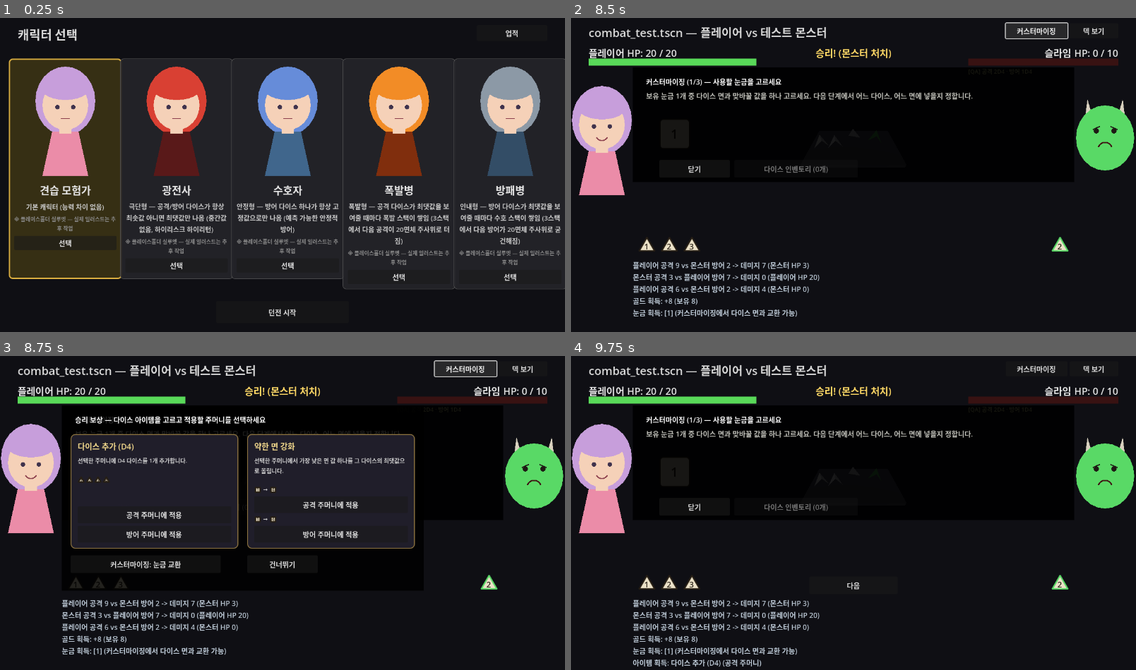
Above: before the commit, frames 1-4 (two rows, left to right).
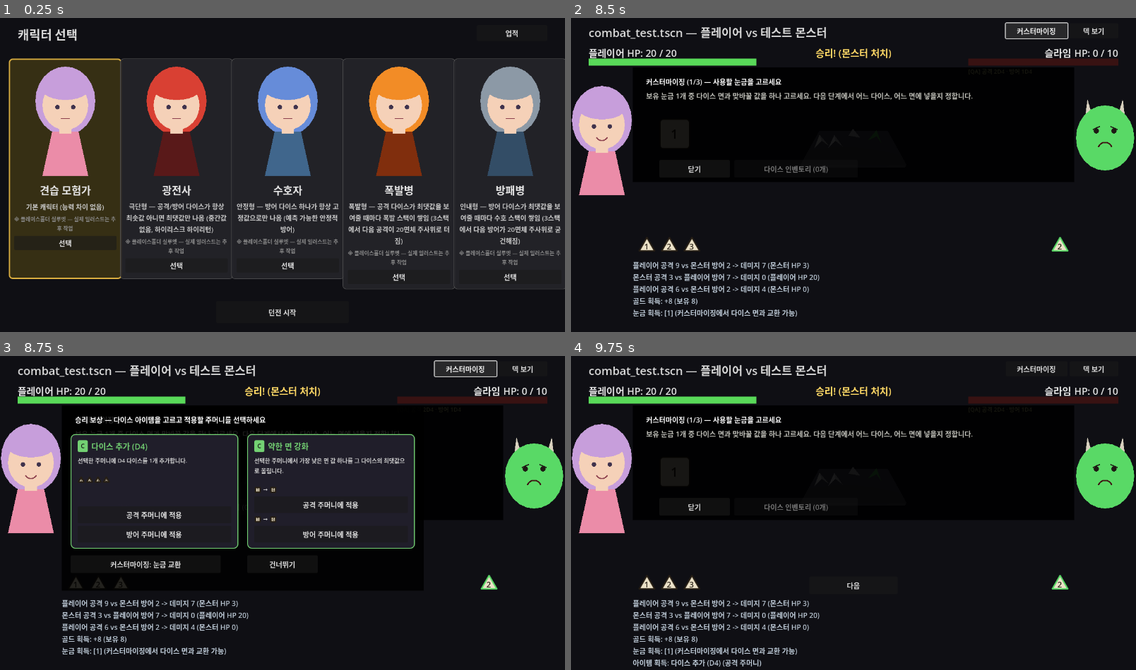
Above: after the commit, the same moments.

Repository: YGseok/ProjectD
Game: Godot game, scene res://code/scenes/character_select.tscn
Two runs of this game, one before a commit and one after it. Both use one fixed random seed, a clock stepped at 60 frames per second and the inputs below.
Inputs (mouse positions are in pixels of both pictures, inside the frame that each line leads up to):
- Up to frame 1 (0.25 s): no input
- Up to frame 2 (8.5 s): click "던전 시작" at 0.5 s; click "전투 방 입장 (1번째 방)" at 1.25 s; click "덱 보기" at 2 s; click "덱 닫기" at 2.75 s; click "덱 보기" at 3.5 s; click "덱 닫기" at 4.25 s; click "덱 보기" at 5 s; click "덱 닫기" at 5.75 s; move the mouse to (977, 156) at 6.52 s; click (977, 156) at 6.67 s; move the mouse to (740, 187) at 7.27 s; click (740, 187) at 7.42 s; click "커스터마이징" at 8 s
- Up to frame 3 (8.75 s): no input
- Up to frame 4 (9.75 s): click "1" at 8.75 s; click "닫기" at 9.5 s

Frames 1-2 are identical in both runs. In frame 3, 1.1% of the frame differs, in the area x 12-74%, y 24-62%; in frame 4, nothing differs.

Commit message:
feat: 보상/상점/이벤트 카드에 S/A/B/C 등급 표시 + 등급별 색상 적용
INBOX.md(2026-09-14) "보상 팝업의 밸류에 따라 등급을 나누고, 카드에 등급 표시 +
등급별 색상(녹색<파랑<보라<노랑)을 테두리/타이틀에 적용" 요청 반영.
DiceItemPool/EventItemPool 아이템에 grade 필드(면 개수/효과 기준 잠정 배정)를
추가하고, ItemCardStyle.build_card()가 등급색 테두리/타이틀 + 등급 배지를
그리도록 수정. dice_test.gd에 회귀 검증 추가, 상점/이벤트/전투 보상 3개 화면
스크린샷으로 확인.

Diff:
--- a/code/scenes/dice_test.gd
+++ b/code/scenes/dice_test.gd
@@ -87,6 +87,10 @@
 	lines.append("")
 	lines.append("[다이스 재질 배정 검증: combat_test.gd _material_for_sides]")
 	all_pass = _check_material_for_sides(lines) and all_pass
+
+	lines.append("")
+	lines.append("[보상 등급 검증: item_card_style.gd ItemCardStyle.grade_color + 아이템 grade 필드]")
+	all_pass = _check_item_grades(lines) and all_pass
 
 	lines.append("")
 	lines.append("[상점 이중 구매 방지 검증: shop.gd _on_buy_pressed]")
@@ -932,6 +936,45 @@
 	return ok
 
 
+## INBOX.md(2026-09-14) "보상 팝업의 밸류에 따라 등급(S/A/B/C)을 나누고, 카드에 등급을
+## 표시하며 녹색<파랑<보라<노랑 색을 테두리/타이틀에 적용" 반영분 검증.
+## (1) DiceItemPool/EventItemPool의 모든 아이템이 유효한 grade(S/A/B/C)를 갖는지,
+## (2) ItemCardStyle.grade_color()가 등급 4개마다 서로 다른 색을 반환하는지(색이 겹치면
+## "가치 상승"이 눈으로 구별 안 되므로), (3) 알 수 없는/누락된 grade는 C색으로 안전하게
+## 폴백하는지 확인한다.
+func _check_item_grades(lines: PackedStringArray) -> bool:
+	var ok := true
+	var valid_grades := ["S", "A", "B", "C"]
+
+	for item in DiceItemPool.ITEMS:
+		var grade: String = item.get("grade", "")
+		var pair_ok := valid_grades.has(grade)
+		ok = pair_ok and ok
+		lines.append("  DiceItemPool \"%s\" grade=%s -> %s" % [item["name"], grade, "OK" if pair_ok else "FAIL"])
+
+	for item in EventItemPool.ITEMS:
+		var grade: String = item.get("grade", "")
+		var pair_ok := valid_grades.has(grade)
+		ok = pair_ok and ok
+		lines.append("  EventItemPool \"%s\" grade=%s -> %s" % [item["name"], grade, "OK" if pair_ok else "FAIL"])
+
+	var seen_colors: Array[Color] = []
+	var distinct_ok := true
+	for grade in valid_grades:
+		var color := ItemCardStyle.grade_color(grade)
+		if seen_colors.has(color):
+			distinct_ok = false
+		seen_colors.append(color)
+	ok = distinct_ok and ok
+	lines.append("  등급 4종 색상 서로 구별됨 -> %s" % ("OK" if distinct_ok else "FAIL"))
+
+	var fallback_ok := ItemCardStyle.grade_color("?") == ItemCardStyle.grade_color("C")
+	ok = fallback_ok and ok
+	lines.append("  알 수 없는 등급 -> C색 폴백 -> %s" % ("OK" if fallback_ok else "FAIL"))
+
+	return ok
+
+
 ## shop.gd의 _on_buy_pressed(item, cost, target)는 골드가 부족하면(RunState.gold < cost)
 ## 아무 것도 하지 않고 return하는 가드를 갖고 있다 — 버튼이 이미 disabled=true로
 ## 막아주지만, 이터레이션 44가 "핸들러 자체도 재검증해 이중 차감이 불가능함"을 코드
--- a/code/scenes/item_card_style.gd
+++ b/code/scenes/item_card_style.gd
@@ -32,6 +32,23 @@
 const CARD_BORDER_UNAFFORDABLE := Color(0.35, 0.32, 0.3)
 const STATUS_BADGE_COLOR := Color(0.85, 0.4, 0.4)
 
+# 보상 등급(S/A/B/C, INBOX.md 2026-09-14) 색상 — "녹색<파란색<보라색<노란색"으로 가치
+# 상승을 표현하라는 지시를 그대로 반영. 등급별 실제 아이템 배정은 dice_item_pool.gd/
+# event_item_pool.gd의 "grade" 필드 주석 참고(잠정값, 사람 피드백 필요).
+const GRADE_COLORS := {
+	"C": Color(0.45, 0.82, 0.45),
+	"B": Color(0.45, 0.65, 0.95),
+	"A": Color(0.72, 0.48, 0.95),
+	"S": Color(0.95, 0.82, 0.25),
+}
+const DEFAULT_GRADE := "C"
+const GRADE_BADGE_TEXT_COLOR := Color(0.08, 0.08, 0.08)
+
+
+## item에 "grade" 필드가 없거나 알 수 없는 값이면 DEFAULT_GRADE(C) 색으로 폴백한다.
+static func grade_color(grade: String) -> Color:
+	return GRADE_COLORS.get(grade, GRADE_COLORS[DEFAULT_GRADE])
+
 
 ## item: DiceItemPool/EventItemPool 아이템 딕셔너리 (최소 "name"/"description" 필요).
 ## extra_label_text: 제목 밑에 작게 덧붙일 보조 문구(예: 상점의 "20 골드"). 빈 문자열이면
@@ -44,10 +61,13 @@
 ## "button_row"에 버튼을 add_child()로 추가하면 카드 안에 세로로 쌓인다(VBoxContainer라
 ## 폭은 카드에 맞춰 자동으로 늘어남, 버튼 높이는 각자 custom_minimum_size로 지정할 것).
 static func build_card(item: Dictionary, extra_label_text: String = "", unaffordable: bool = false) -> Dictionary:
+	var grade: String = item.get("grade", DEFAULT_GRADE)
+	var gcolor := grade_color(grade)
+
 	var card := PanelContainer.new()
 	var style := StyleBoxFlat.new()
 	style.bg_color = CARD_BG_UNAFFORDABLE if unaffordable else CARD_BG
-	style.border_color = CARD_BORDER_UNAFFORDABLE if unaffordable else CARD_BORDER
+	style.border_color = CARD_BORDER_UNAFFORDABLE if unaffordable else gcolor
 	style.set_border_width_all(2)
 	style.set_corner_radius_all(10)
 	style.content_margin_left = 16
@@ -60,12 +80,18 @@
 	vbox.add_theme_constant_override("separation", 8)
 	card.add_child(vbox)
 
+	var title_row := HBoxContainer.new()
+	title_row.add_theme_constant_override("separation", 8)
+	title_row.add_child(_build_grade_badge(grade, gcolor))
+	vbox.add_child(title_row)
+
 	var title := Label.new()
 	title.text = item["name"]
 	title.add_theme_font_size_override("font_size", 18)
-	title.add_theme_color_override("font_color", TITLE_COLOR)
+	title.add_theme_color_override("font_color", TITLE_COLOR if unaffordable else gcolor)
 	title.autowrap_mode = TextServer.AUTOWRAP_WORD
-	vbox.add_child(title)
+	title.size_flags_horizontal = Control.SIZE_EXPAND_FILL
+	title_row.add_child(title)
 
 	# "골드 부족" 배지는 가격 라벨과 같은 줄(HBoxContainer)에 붙인다 — 별도 줄로 추가하면
 	# 카드 자연 높이가 늘어나 2행 그리드에서 아래 행 카드와 겹치는 회귀가 생겼었다(이번
@@ -112,6 +138,28 @@
 	return {"card": card, "vbox": vbox, "button_row": button_row}
 
 
+## 등급 배지(작은 색칠된 사각형 + 글자) — 카드 왼쪽 위, 타이틀 옆에 붙는다. 등급 색은
+## 항상 진짜 등급을 그대로 보여준다(골드 부족으로 카드가 어두워져도 배지 자체는 원래
+## 등급 색 유지 — "지금은 못 사도 이게 좋은 아이템인지"는 계속 알 수 있어야 하므로).
+static func _build_grade_badge(grade: String, gcolor: Color) -> Control:
+	var badge := PanelContainer.new()
+	var style := StyleBoxFlat.new()
+	style.bg_color = gcolor
+	style.set_corner_radius_all(4)
+	style.content_margin_left = 7
+	style.content_margin_right = 7
+	style.content_margin_top = 2
+	style.content_margin_bottom = 2
+	badge.add_theme_stylebox_override("panel", style)
+
+	var label := Label.new()
+	label.text = grade
+	label.add_theme_font_size_override("font_size", 14)
+	label.add_theme_color_override("font_color", GRADE_BADGE_TEXT_COLOR)
+	badge.add_child(label)
+	return badge
+
+
 ## "완성하면 어떤 주사위가 될지 예상할 수 있게" (INBOX.md 2026-09-02)를 아이템 카드에도
 ## 반영한다. add_die/upgrade_die 종류는 결과 다이스의 면 개수(sides/new_sides)가 이미
 ## 아이템 딕셔너리에 고정돼 있어(주머니 상태와 무관하게 결과가 항상 동일), 그 면 개수의
--- a/code/systems/dice_item_pool.gd
+++ b/code/systems/dice_item_pool.gd
@@ -8,6 +8,12 @@
 ## 잠정값이다. 아이템은 어느 주머니(공격/방어)에 적용할지 플레이어가 고를 수 있어야
 ## 한다는 DESIGN.md 규칙에 맞춰, 아이템 자체는 대상 주머니를 미리 정하지 않고
 ## apply(item, bag) 시점에 넘겨받은 bag에 적용한다.
+##
+## "grade"(S/A/B/C, 2026-09-15 INBOX.md 요청): 보상 카드가 한눈에 가치를 드러내도록
+## code/scenes/item_card_style.gd가 이 값으로 카드 테두리/타이틀 색(초록<파랑<보라<노랑)과
+## 등급 배지를 정한다. 정교한 밸런스 산식은 없고, "면 개수가 큰 다이스일수록/효과 범위가
+## 넓을수록 더 가치있다"는 감으로 잡은 잠정 배정 — 실제로 등급 체감이 적절한지는 사람
+## 플레이 피드백 필요.
 
 const ITEMS: Array[Dictionary] = [
 	{
@@ -15,22 +21,26 @@
 		"description": "선택한 주머니에 D4 다이스를 1개 추가합니다.",
 		"kind": "add_die",
 		"sides": 4,
+		"grade": "C",
 	},
 	{
 		"name": "다이스 승급 (-> D6)",
 		"description": "D6 다이스 1개를 인벤토리로 획득합니다. 커스터마이징에서 원하는 다이스와 나중에 교체할 수 있습니다.",
 		"kind": "upgrade_die",
 		"new_sides": 6,
+		"grade": "B",
 	},
 	{
 		"name": "약한 면 강화",
 		"description": "선택한 주머니에서 가장 낮은 면 값 하나를 그 다이스의 최댓값으로 올립니다.",
 		"kind": "boost_weak_face",
+		"grade": "C",
 	},
 	{
 		"name": "모든 면 통일 (최댓값)",
 		"description": "선택한 주머니에서 가장 개선이 필요한 다이스 1개를 골라, 그 다이스의 모든 면을 최댓값으로 맞춥니다.",
 		"kind": "uniform_faces",
+		"grade": "B",
 	},
 ]
 
--- a/code/systems/event_item_pool.gd
+++ b/code/systems/event_item_pool.gd
@@ -8,30 +8,36 @@
 ## apply()는 DiceItemPool.apply()와 동일한 item dict 형식(kind/sides/new_sides)을
 ## 그대로 쓰므로 로직을 새로 만들지 않고 재사용한다.
 
+## "grade"(S/A/B/C) 배정 기준은 dice_item_pool.gd DiceItemPool.ITEMS 주석 참고 — 같은
+## "잠정값" 원칙(면 개수가 클수록 고급)을 그대로 적용.
 const ITEMS: Array[Dictionary] = [
 	{
 		"name": "다면체 주사위 획득 (D8)",
 		"description": "선택한 주머니에 D8 다이스를 1개 추가합니다.",
 		"kind": "add_die",
 		"sides": 8,
+		"grade": "B",
 	},
 	{
 		"name": "다면체 주사위 획득 (D12)",
 		"description": "선택한 주머니에 D12 다이스를 1개 추가합니다.",
 		"kind": "add_die",
 		"sides": 12,
+		"grade": "A",
 	},
 	{
 		"name": "다이스 대승급 (-> D10)",
 		"description": "D10 다이스 1개를 인벤토리로 획득합니다. 커스터마이징에서 원하는 다이스와 나중에 교체할 수 있습니다.",
 		"kind": "upgrade_die",
 		"new_sides": 10,
+		"grade": "A",
 	},
 	{
 		"name": "다면체 주사위 획득 (D20)",
 		"description": "선택한 주머니에 D20 다이스를 1개 추가합니다.",
 		"kind": "add_die",
 		"sides": 20,
+		"grade": "S",
 	},
 	{
 		"name": "눈금 주머니 획득",
@@ -39,6 +45,7 @@
 		"kind": "gain_pips",
 		"pip_min": 3,
 		"pip_max": 5,
+		"grade": "C",
 	},
 ]
 
Not shown, changed: docs/INBOX_ARCHIVE.md
Not shown, changed: docs/STATUS.md
Not shown, changed: docs/STATUS_ARCHIVE.md
Not shown, changed: docs/feedback/INBOX.md
